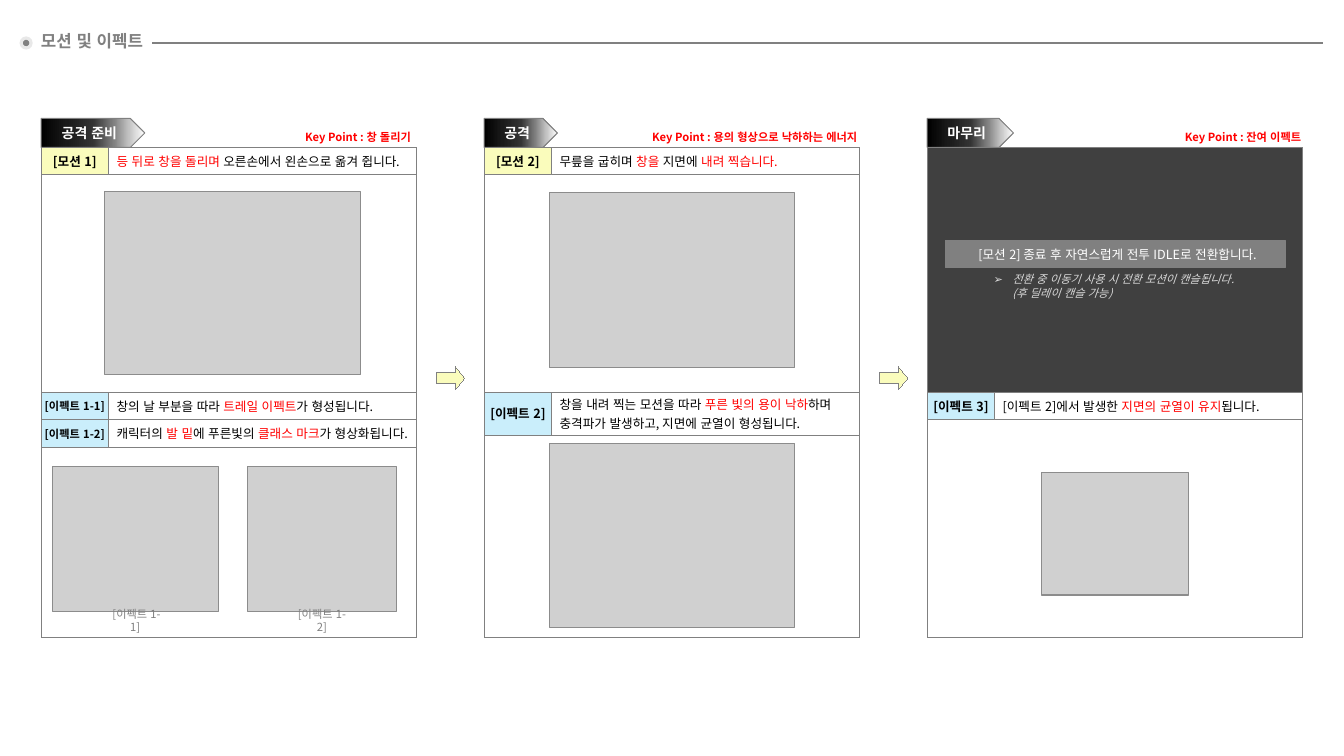
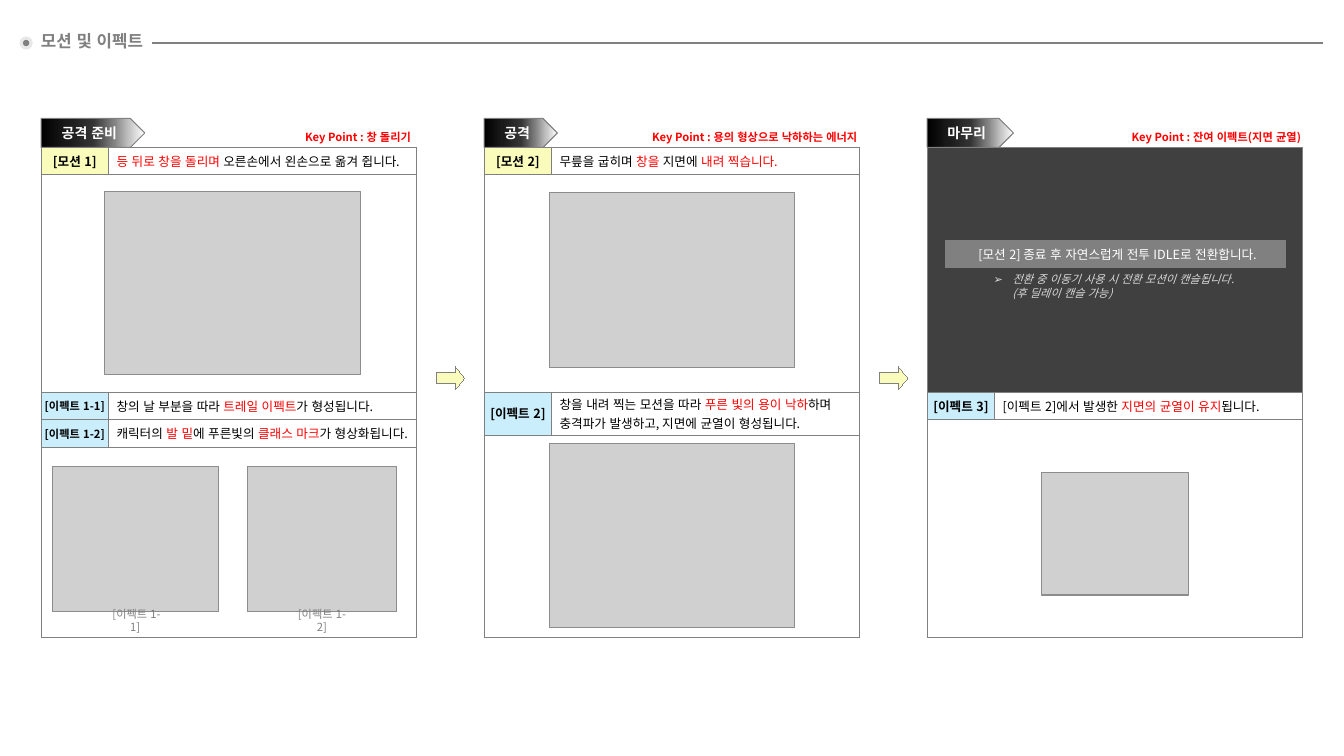
Before and after one commit to hjs0913/GameDesign, a slide deck: slide 3 of 로스트아크/창술사 역기획/스킬/[난무 스킬] 청룡진.pptx. Drawn at 1344x756 pixels with LibreOffice and Linux fonts; fonts in the diff are those of the drawing; grey boxes stand for pictures; background and template pictures are left out. Boxes give left, top, right and bottom in pixels: in the first picture for what was removed or moved away, otherwise in the second. Text is boxed around its words. In the diff, an @@ line names an element or a change of style, - is before the commit and + after.

```diff
--- a/로스트아크/창술사 역기획/스킬/[난무 스킬] 청룡진.pptx
+++ b/로스트아크/창술사 역기획/스킬/[난무 스킬] 청룡진.pptx
@@ text at [1132,131,1301,144]: text changed @@
-Key Point : 잔여 이펙트
+Key Point : 잔여 이펙트(지면 균열)
```
Also in this commit, not shown: 2 other slides changed, 3 slides added.
